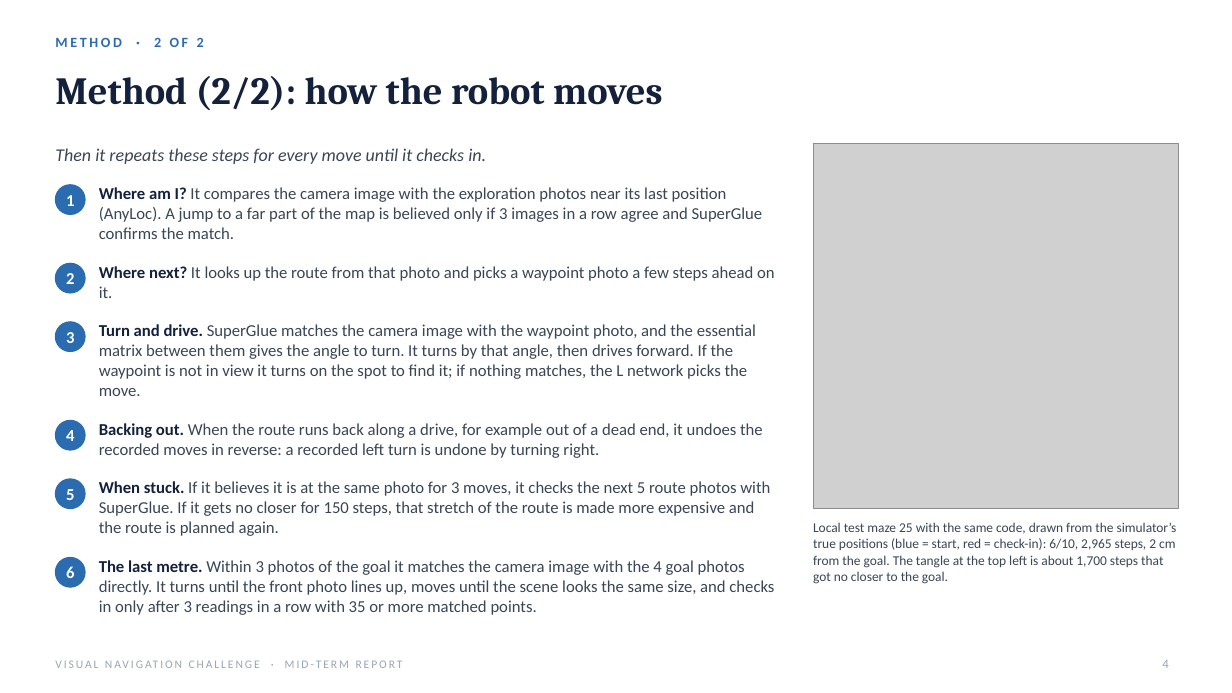
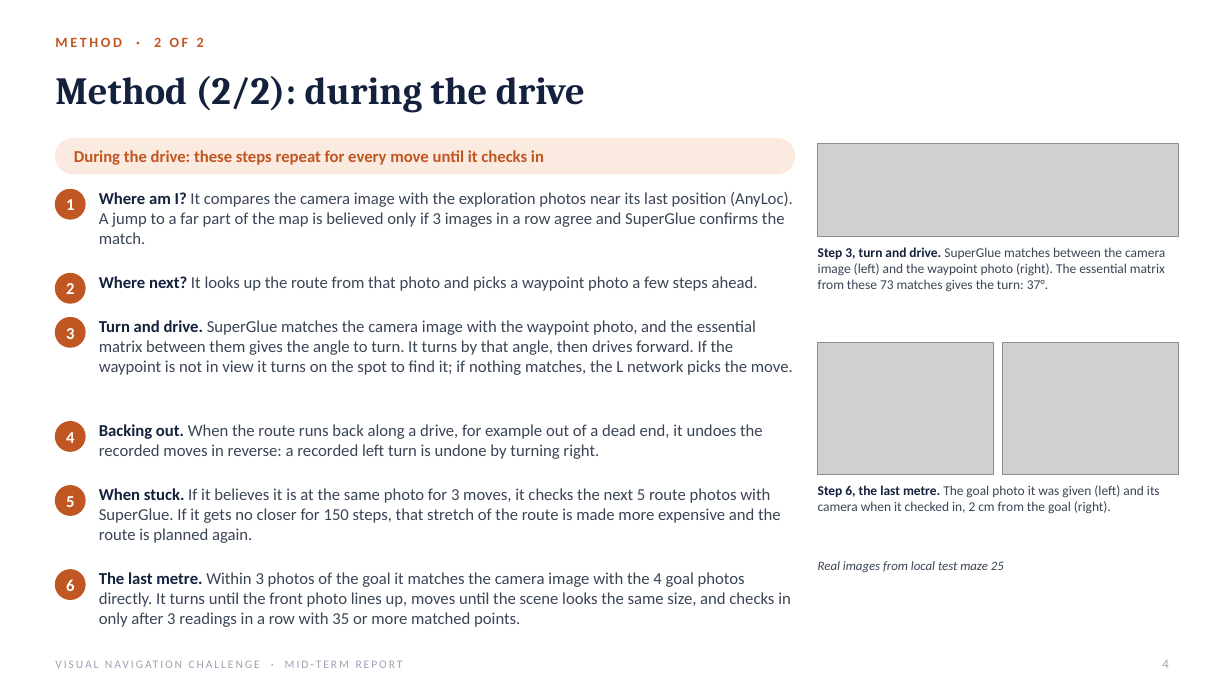
Before and after one commit to kartikparameshwaran/vis_nav_player_work, a slide deck: slide 4 of runs/Midterm_Report.pptx. Drawn at 1232x693 pixels with LibreOffice and Linux fonts; fonts in the diff are those of the drawing; grey boxes stand for pictures. Boxes give left, top, right and bottom in pixels: in the first picture for what was removed or moved away, otherwise in the second. Text is boxed around its words. In the diff, an @@ line names an element or a change of style, - is before the commit and + after.

```diff
--- a/runs/Midterm_Report.pptx
+++ b/runs/Midterm_Report.pptx
@@ text "METHOD · 2 OF 2" at bbox=[55, 37, 204, 47]: text colour #2B6CB0 to #C05621 @@
@@ title at bbox=[55, 76, 585, 113]: text changed @@
-Method (2/2): how the robot moves
+Method (2/2): during the drive
@@ rounded rectangle added at bbox=[55, 139, 795, 174], fill #FBEADF, outline #FBEADF 1 pt @@
@@ picture removed at bbox=[813, 143, 1178, 508] @@
@@ picture added at bbox=[818, 143, 1178, 237] @@
@@ text at bbox=[74, 150, 544, 165]: text changed; size 14 to 13 pt; text colour #3A4556 to #C05621; bold on; italic off @@
-Then it repeats these steps for every move until it checks in.
+During the drive: these steps repeat for every move until it checks in
@@ text "Where am I? It compares ..." rewrapped from bbox=[99, 187, 763, 239] to bbox=[99, 192, 793, 244] @@
@@ text added at bbox=[818, 247, 1165, 292], 10.5 pt, text #3A4556 @@
+Step 3, turn and drive. SuperGlue matches between the camera image (left) and the waypoint photo (right). The essential matrix from these 73 matches gives the turn: 37°.
@@ text "2": place and size @@
-text "2" at bbox=[66, 273, 74, 284]
+text "2" at bbox=[66, 283, 74, 294]
@@ ellipse: place and size @@
-ellipse at bbox=[55, 263, 85, 293]
+ellipse at bbox=[55, 274, 85, 303]
@@ text at bbox=[99, 276, 758, 291]: text changed @@
-Where next? It looks up the route from that photo and picks a waypoint photo a few steps ahead on it.
+Where next? It looks up the route from that photo and picks a waypoint photo a few steps ahead.
@@ text "3": place and size @@
-text "3" at bbox=[66, 332, 74, 343]
+text "3" at bbox=[66, 328, 74, 339]
@@ ellipse: place and size @@
-ellipse at bbox=[55, 322, 85, 351]
+ellipse at bbox=[55, 318, 85, 348]
@@ text "Turn and drive. SuperGlue matches ..." rewrapped from bbox=[99, 324, 756, 396] to bbox=[99, 320, 793, 375] @@
@@ picture added at bbox=[818, 343, 994, 475] @@
@@ picture added at bbox=[1003, 343, 1179, 475] @@
@@ 2 texts, 2 ellipses: place and size @@
-2 texts, 2 ellipses at bbox=[55, 185, 85, 508]
+2 texts, 2 ellipses at bbox=[55, 189, 85, 516]
@@ text "When stuck. If it believes ..." rewrapped from bbox=[99, 481, 770, 536] to bbox=[99, 488, 781, 543] @@
@@ text added at bbox=[818, 485, 1160, 514], 10.5 pt, text #3A4556 @@
+Step 6, the last metre. The goal photo it was given (left) and its camera when it checked in, 2 cm from the goal (right).
@@ text removed at bbox=[813, 522, 1177, 584] @@
-Local test maze 25 with the same code, drawn from the simulator’s true positions (blue = start, red = check-in): 6/10, 2,965 steps, 2 cm from the goal. The tangle at the top left is about 1,700 steps that got no closer to the goal.
@@ text "The last metre. Within 3 ..." rewrapped from bbox=[99, 560, 774, 615] to bbox=[99, 572, 791, 627] @@
@@ text added at bbox=[818, 561, 1004, 572], 10 pt, text #3A4556, italic @@
+Real images from local test maze 25
@@ text "6": place and size @@
-text "6" at bbox=[66, 566, 74, 578]
+text "6" at bbox=[66, 579, 74, 591]
@@ ellipse: place and size @@
-ellipse at bbox=[55, 557, 85, 587]
+ellipse at bbox=[55, 570, 85, 600]
@@ fill #2B6CB0 to #C05621; outline #2B6CB0 1 pt to #C05621 1 pt in 6 elements at bbox=[55, 421, 85, 451], bbox=[55, 318, 85, 348], bbox=[55, 189, 85, 219], bbox=[55, 486, 85, 516], bbox=[55, 274, 85, 303], bbox=[55, 570, 85, 600] @@
```
Also in this commit, not shown: 2 other slides changed.
